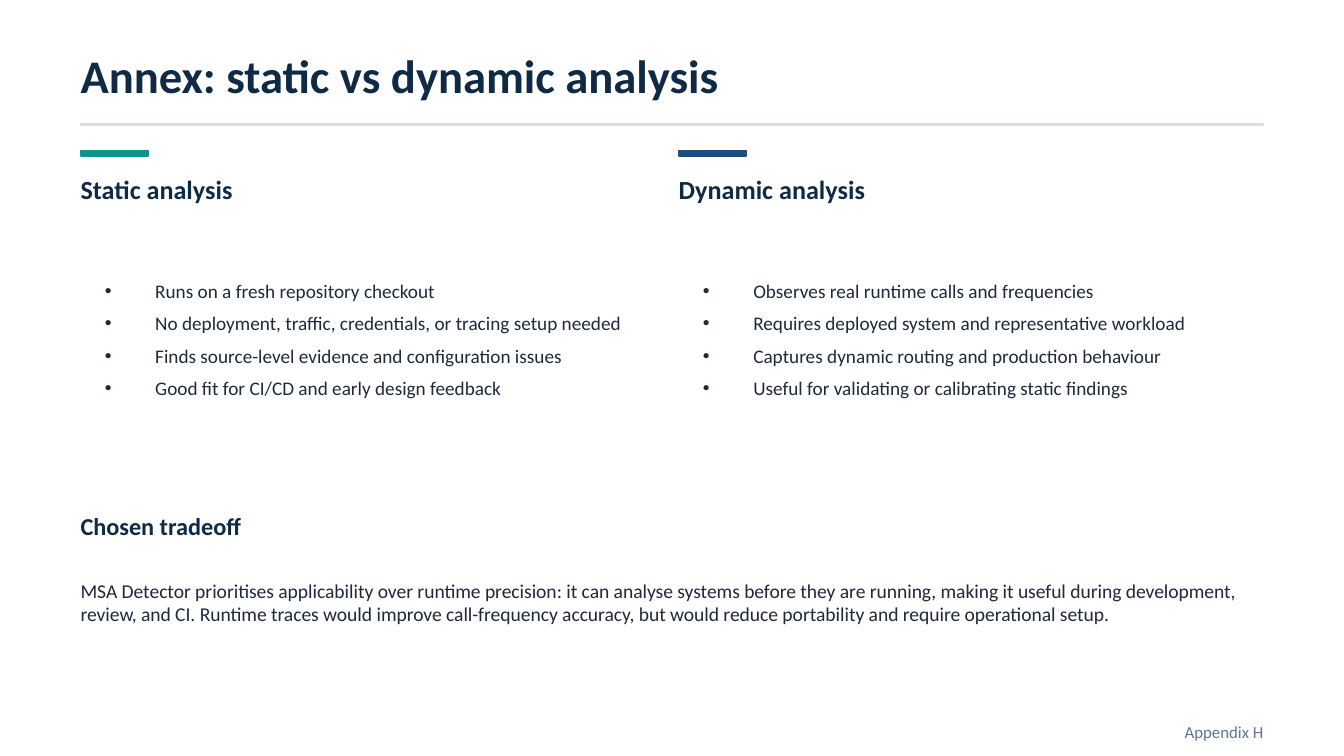
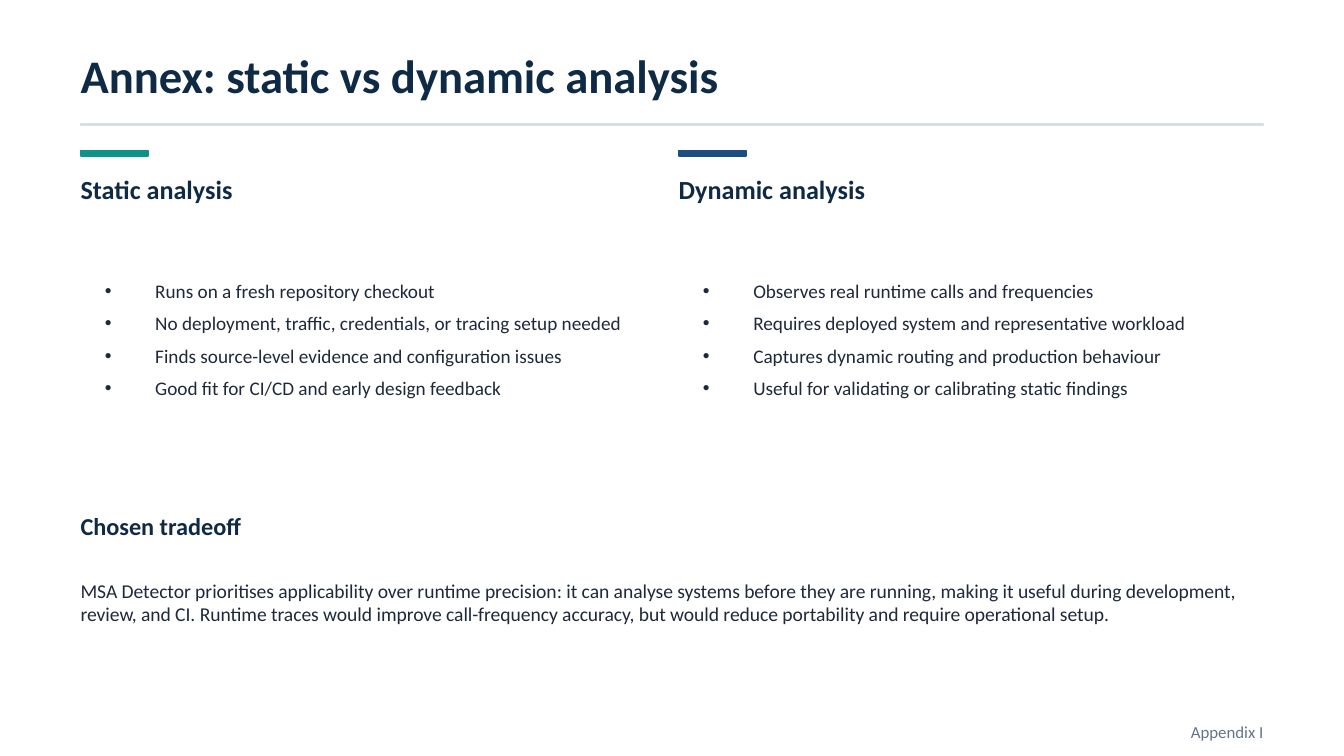
Before and after one commit to andrei45635/dissertation_backend, a slide deck: slide 24 of thesis/presentation/MSA_Detector_Defense_improved_v2.pptx (slide 23 before the commit). Drawn at 1344x756 pixels with LibreOffice and Linux fonts; fonts in the diff are those of the drawing. Boxes give left, top, right and bottom in pixels: in the first picture for what was removed or moved away, otherwise in the second. Text is boxed around its words. In the diff, an @@ line names an element or a change of style, - is before the commit and + after.

```diff
--- a/thesis/presentation/MSA_Detector_Defense_improved_v2.pptx
+++ b/thesis/presentation/MSA_Detector_Defense_improved_v2.pptx
@@ text at <box>1191,726,1263,741</box>: text changed @@
-Appendix H
+Appendix I
```
Also in this commit, not shown: 6 other slides changed, 1 slide added, 4 other files.
